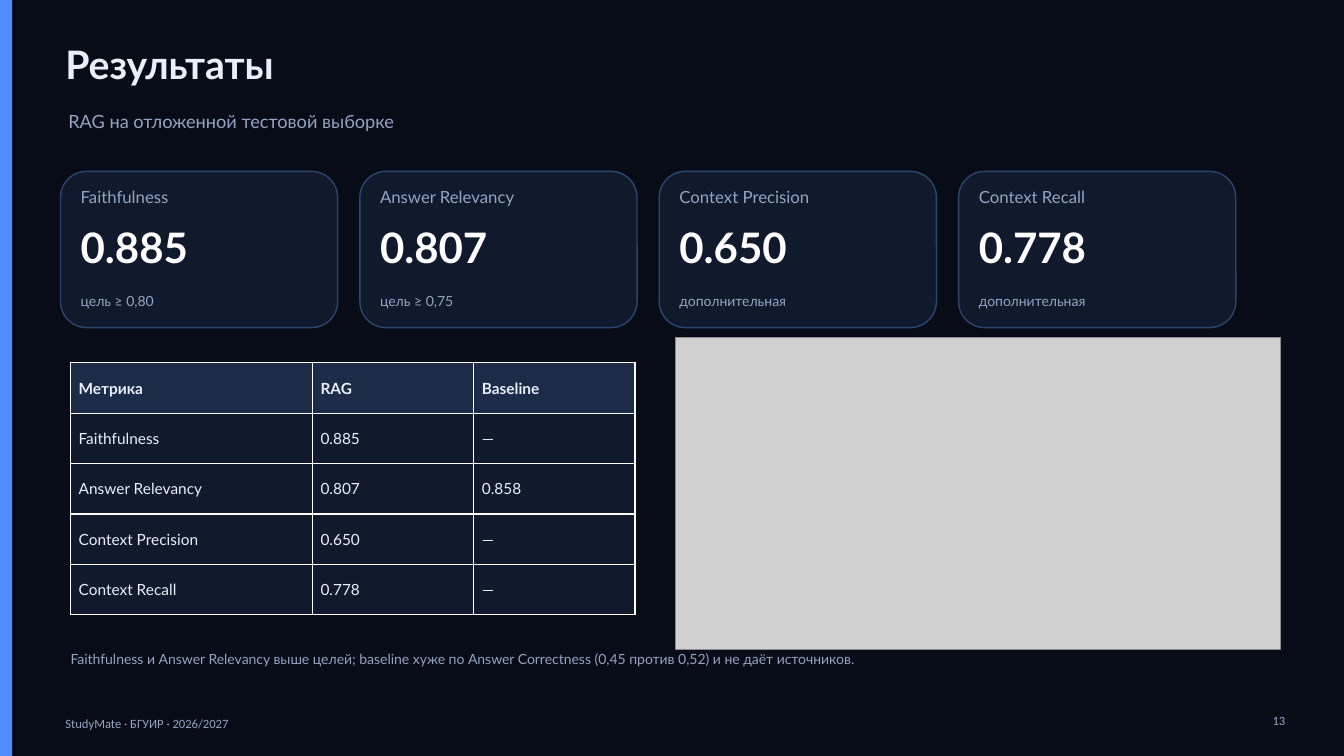
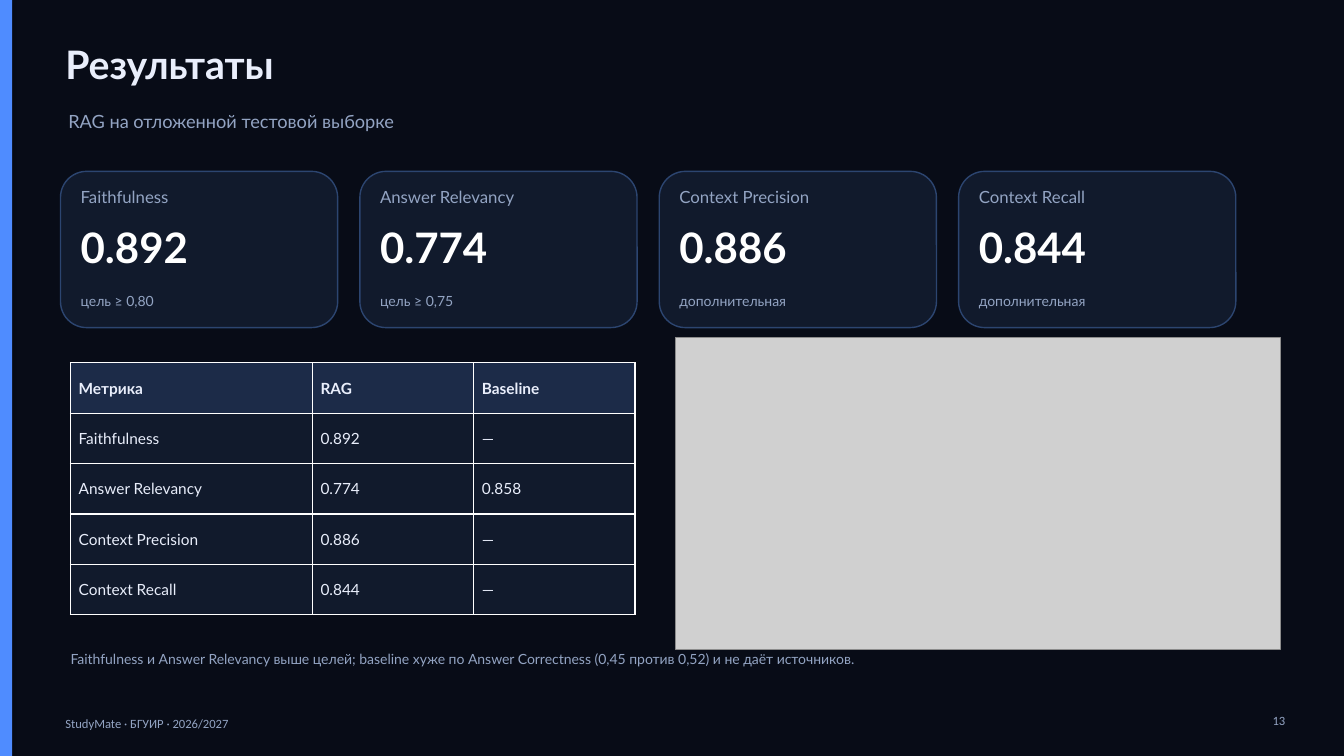
Before and after one commit to evangreen165/studymate-rag, a slide deck: slide 13 of docs/presentation/Презентация_защита_StudyMate.pptx. Drawn at 1344x756 pixels with LibreOffice and Linux fonts; fonts in the diff are those of the drawing; grey boxes stand for pictures. Boxes give left, top, right and bottom in pixels: in the first picture for what was removed or moved away, otherwise in the second. Text is boxed around its words. In the diff, an @@ line names an element or a change of style, - is before the commit and + after.

```diff
--- a/docs/presentation/Презентация_защита_StudyMate.pptx
+++ b/docs/presentation/Презентация_защита_StudyMate.pptx
@@ text at (81, 232, 188, 264): text changed @@
-0.885
+0.892
@@ text at (380, 232, 487, 264): text changed @@
-0.807
+0.774
@@ text at (679, 232, 786, 264): text changed @@
-0.650
+0.886
@@ text at (979, 232, 1086, 264): text changed @@
-0.778
+0.844
@@ table at (71, 363, 635, 615) @@
-row 2, column 2: 0.885
+row 2, column 2: 0.892
-row 3, column 2: 0.807
+row 3, column 2: 0.774
-row 4, column 2: 0.650
+row 4, column 2: 0.886
-row 5, column 2: 0.778
+row 5, column 2: 0.844
```
Also in this commit, not shown: 6 other slides changed, 38 other files.
